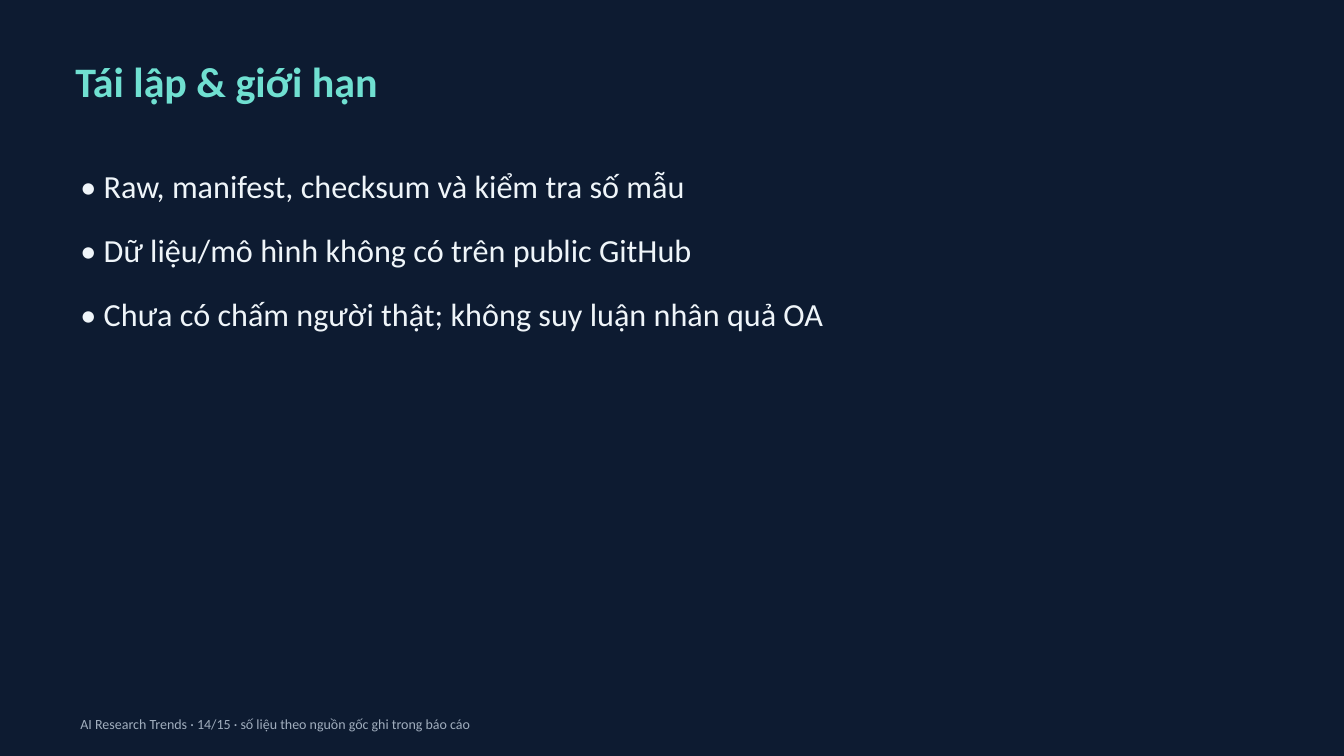
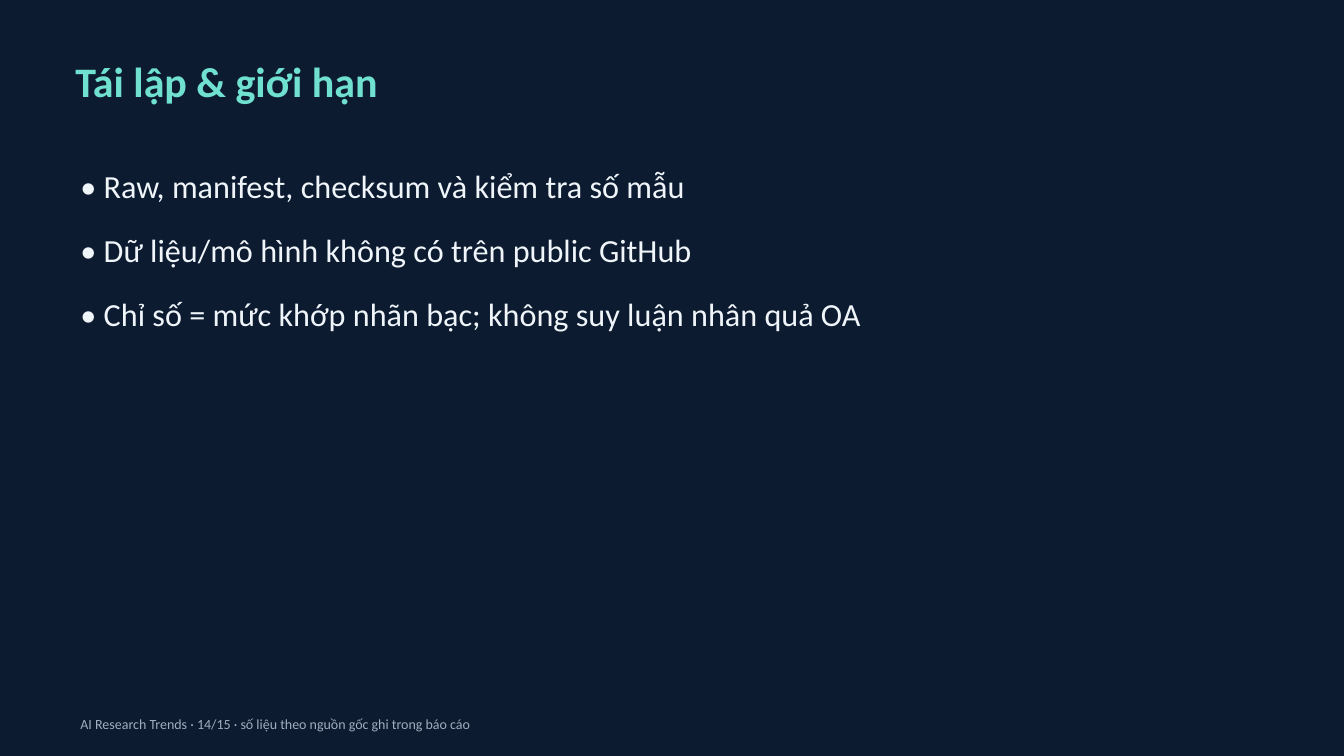
Before and after one commit to namkhanh2k5/AI-Research-Trends, a slide deck: slide 14 of deliverables/presentation/FINAL_PRESENTATION.pptx. Drawn at 1344x756 pixels with LibreOffice and Linux fonts; fonts in the diff are those of the drawing. Boxes give left, top, right and bottom in pixels: in the first picture for what was removed or moved away, otherwise in the second. Text is boxed around its words. In the diff, an @@ line names an element or a change of style, - is before the commit and + after.

```diff
--- a/deliverables/presentation/FINAL_PRESENTATION.pptx
+++ b/deliverables/presentation/FINAL_PRESENTATION.pptx
@@ text at (104, 302, 861, 332): text changed @@
-• Chưa có chấm người thật; không suy luận nhân quả OA
+• Chỉ số = mức khớp nhãn bạc; không suy luận nhân quả OA
```
Also in this commit, not shown: 5 other slides changed, 54 other files.
